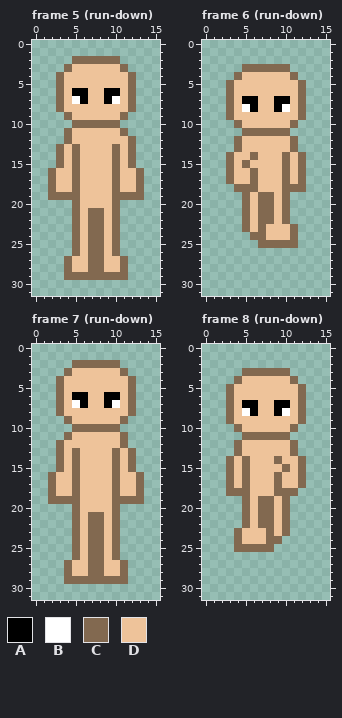
Edited in one commit: pixel-art file (Shroomfall/entity/player/player.aseprite). Above is the file before it was changed.
16x32 pixels, 28 frames. Colours within 5 levels of each other are drawn and written as one. Shown: frame 5 (run-down), frame 6 (run-down), frame 7 (run-down), frame 8 (run-down). The commit also changed other frames, which this record leaves out.
Visible layers, top first: "shirt/gru", "eye/dumb", "eye/thin", "eye/small", "skin/yellow".
Palette (. is transparent): A #000000  B #ffffff  C #826950  D #eec39a
Pixels before, frame 5 (run-down), first column x 2:
 2 ...CCCCCC...
 3 ..CDDDDDDC..
 4 .CDDDDDDDDC.
 5 .CDDDDDDDDC.
 6 .CDAADDAADC.
 7 .CDBADDABDC.
 8 .CDDDDDDDDC.
 9 ..CDDDDDDC..
10 ...CCCCCC...
11 ..CDDDDDDC..
12 ..CDDDDDDDC.
13 .CDCDDDDCDC.
14 .CDCDDDDCDC.
15 .CDCDDDDCDC.
16 CDDCDDDDCDDC
17 CDDCDDDDCDDC
18 CDDCDDDDCDDC
19 CCCCDDDDCCCC
20 ...CDDDDC...
21 ...CDCCDC...
22 ...CDCCDC...
23 ...CDCCDC...
24 ...CDCCDC...
25 ...CDCCDC...
26 ...CDCCDC...
27 ..CDDCCDDC..
28 ..CDDCCDDC..
29 ..CCCCCCCC..
Pixels before, frame 6 (run-down), first column x 3:
 3 ..CCCCCC..
 4 .CDDDDDDC.
 5 CDDDDDDDDC
 6 CDDDDDDDDC
 7 CDAADDAADC
 8 CDBADDABDC
 9 CDDDDDDDDC
10 .CDDDDDDC.
11 ..CCCCCC..
12 .CDDDDDDC.
13 .CDDDDDDC.
14 CDDCDDDCDC
15 CDCDDDDCDC
16 CDDCDDDCDC
17 CDDCDDDCDC
18 .CCCDDDCCC
19 ..CDCCDC..
20 ..CDCCDC..
21 ..CDCCDC..
22 ..CDCCDC..
23 ..CDCDDDC.
24 ...CCDDDC.
25 ....CCCCC.
Pixels before, frame 7 (run-down), first column x 2:
 2 ...CCCCCC...
 3 ..CDDDDDDC..
 4 .CDDDDDDDDC.
 5 .CDDDDDDDDC.
 6 .CDAADDAADC.
 7 .CDBADDABDC.
 8 .CDDDDDDDDC.
 9 ..CDDDDDDC..
10 ...CCCCCC...
11 ..CDDDDDDC..
12 .CDDDDDDDC..
13 .CDCDDDDCDC.
14 .CDCDDDDCDC.
15 .CDCDDDDCDC.
16 CDDCDDDDCDDC
17 CDDCDDDDCDDC
18 CDDCDDDDCDDC
19 CCCCDDDDCCCC
20 ...CDDDDC...
21 ...CDCCDC...
22 ...CDCCDC...
23 ...CDCCDC...
24 ...CDCCDC...
25 ...CDCCDC...
26 ...CDCCDC...
27 ..CDDCCDDC..
28 ..CDDCCDDC..
29 ..CCCCCCCC..
Pixels before, frame 8 (run-down), first column x 3:
 3 ..CCCCCC..
 4 .CDDDDDDC.
 5 CDDDDDDDDC
 6 CDDDDDDDDC
 7 CDAADDAADC
 8 CDBADDABDC
 9 CDDDDDDDDC
10 .CDDDDDDC.
11 ..CCCCCC..
12 .CDDDDDDC.
13 .CDDDDDDC.
14 CDCDDDCDDC
15 CDCDDDDCDC
16 CDCDDDCDDC
17 CDCDDDCDDC
18 CCCDDDCCC.
19 ..CDCCDC..
20 ..CDCCDC..
21 ..CDCCDC..
22 ..CDCCDC..
23 .CDDDCDC..
24 .CDDDCC...
25 .CCCCC....
Now the later version:
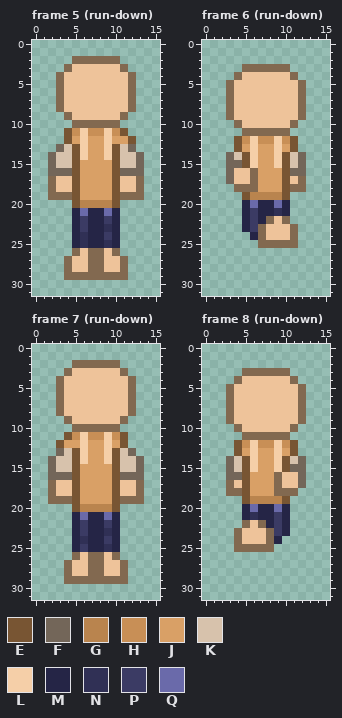
Colours new in this view: E #785533  F #736659  G #b9844e  H #c88f56  J #d9a066  K #d7c2ac  L #f5cfa8  M #252546  N #303055  P #3b3b64  Q #6a6aaa
Changes in this commit:
layer "eye/small" now hidden
layer "eye/thin" now hidden
layer "eye/dumb" now hidden
layer "pant/jean" now shown
layer "shirt/hoodie" now shown
Changed rows in their new state; - is an unchanged pixel.
Frame 5 (run-down):
first column x 5:
 6 DD--DD
 7 DD--DD
first column x 2:
11 --EHLHHLHE--
12 --EJLJJLJJE-
13 -FKELJJLEKF-
14 FKKELJJLEKKF
15 FKKEJJJJEKKF
16 FFFEJJJJEFFF
17 ---EJJJJE---
18 ---EJJJJE---
19 ---EJJJJE---
20 ---EGGGGE---
21 ---MQMMQM---
22 ---MPMMPM---
23 ---MPMMNM---
24 ---MNMMPM---
25 ---MNMMNM---
Frame 6 (run-down):
first column x 5:
 7 DD--DD
 8 DD--DD
first column x 3:
12 -EHLHHLHE-
13 -EJLJJLJE-
14 FKELJJLEKF
15 FFELJJLEKF
16 F---JJJEFF
17 F---JJJE--
18 ----JJJE--
19 --EGGGGE--
20 --MQMMQM--
21 --MPMMNM--
22 --MPM-----
23 --MP------
24 ---M------
Frame 7 (run-down):
first column x 5:
 6 DD--DD
 7 DD--DD
first column x 2:
11 --EHLHHLHE--
12 -EJJLJJLJE--
13 -FKELJJLEKF-
14 FKKELJJLEKKF
15 FKKEJJJJEKKF
16 FFFEJJJJEFFF
17 ---EJJJJE---
18 ---EJJJJE---
19 ---EJJJJE---
20 ---EGGGGE---
21 ---MQMMQM---
22 ---MPMMPM---
23 ---MPMMNM---
24 ---MNMMPM---
25 ---MPMMNM---
Frame 8 (run-down):
first column x 5:
 7 DD--DD
 8 DD--DD
first column x 3:
12 -EHLHHLHE-
13 -EJLJJLJE-
14 FKELJJLEKF
15 FKELJJLEFF
16 FFEJJJ---F
17 --EJJJ---F
18 --EJJJ----
19 --EGGGGE--
20 --MQMMQM--
21 --MNMMPM--
22 -----MPM--
23 ------PM--
24 ------M---
